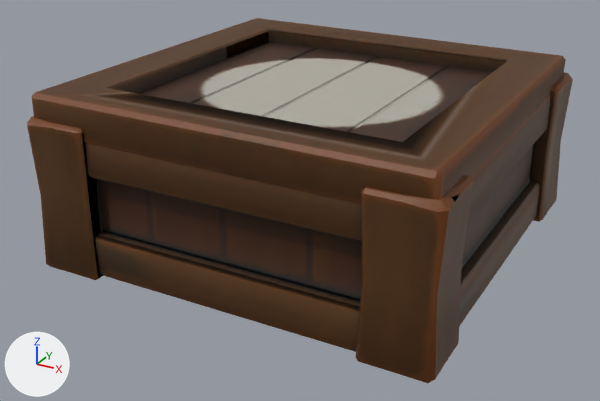
The FBX model Project/ContentsResources/Mesh/Level/2_1/SortObject/FoodBox2/CreateBox2.fbx, before and after one commit.
One viewpoint serves both versions: a camera (50 mm lens) standing at (0.00946, -0.01825, 0.00993) and looking at (-0.0002, -0.00069, 0.00115). The lights are fixed; the arrows at lower left show +X, +Y and +Z. Where no turn or scale is listed for an object, it has been applied to the vertices.

Objects in the first picture: 'm_sk_crate_01_Body_0', 'm_sk_crate_01_Lid_0'.
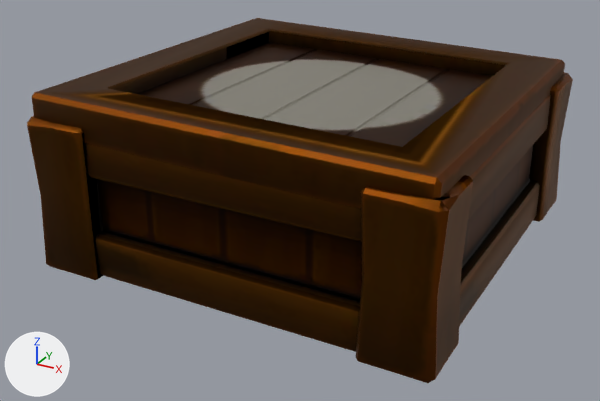
Boxes (x1, y1, x2, y2) around the edits, measured in the pictures (600 x 401 px):
'm_sk_crate_01_Body_0', surface changed
    both: (27, 73, 573, 383)
'm_sk_crate_01_Lid_0', surface changed, turned
    before: (32, 18, 566, 204)
    after: (32, 18, 565, 209)

The change, as a diff of the scene's bpy script:
```diff
--- a/Project/ContentsResources/Mesh/Level/2_1/SortObject/FoodBox2/CreateBox2.fbx.py
+++ b/Project/ContentsResources/Mesh/Level/2_1/SortObject/FoodBox2/CreateBox2.fbx.py
@@ mat_material_004 @@
 mat_material_004.roughness = 0.553
+mat_material_004.metallic = 1.0
@@ mat_material_005 @@
 mat_material_005.roughness = 0.553
+mat_material_005.metallic = 1.0
@@ ob_m_sk_crate_01_lid_0 @@
 ob_m_sk_crate_01_lid_0.location = (-0.00445, 0.0, 0.004)
-ob_m_sk_crate_01_lid_0.rotation_euler = (1.571, -0.0122, 0.0)  # degrees (90, -0.7, 0)
+ob_m_sk_crate_01_lid_0.rotation_euler = (1.571, 0.0, 0.0)  # degrees (90, 0, 0)
 ob_m_sk_crate_01_lid_0.scale = (0.01, 0.01, 0.01)
```
